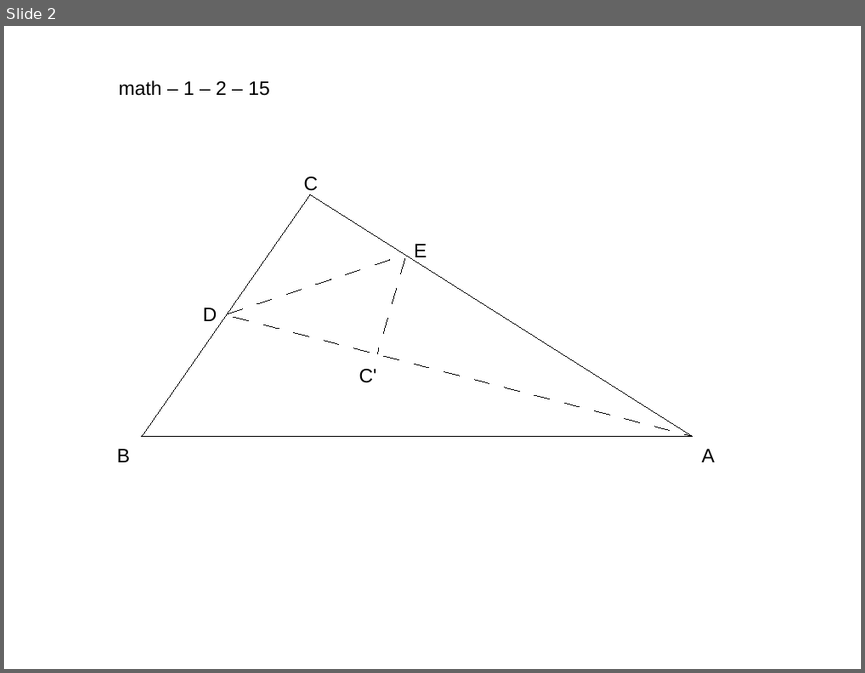
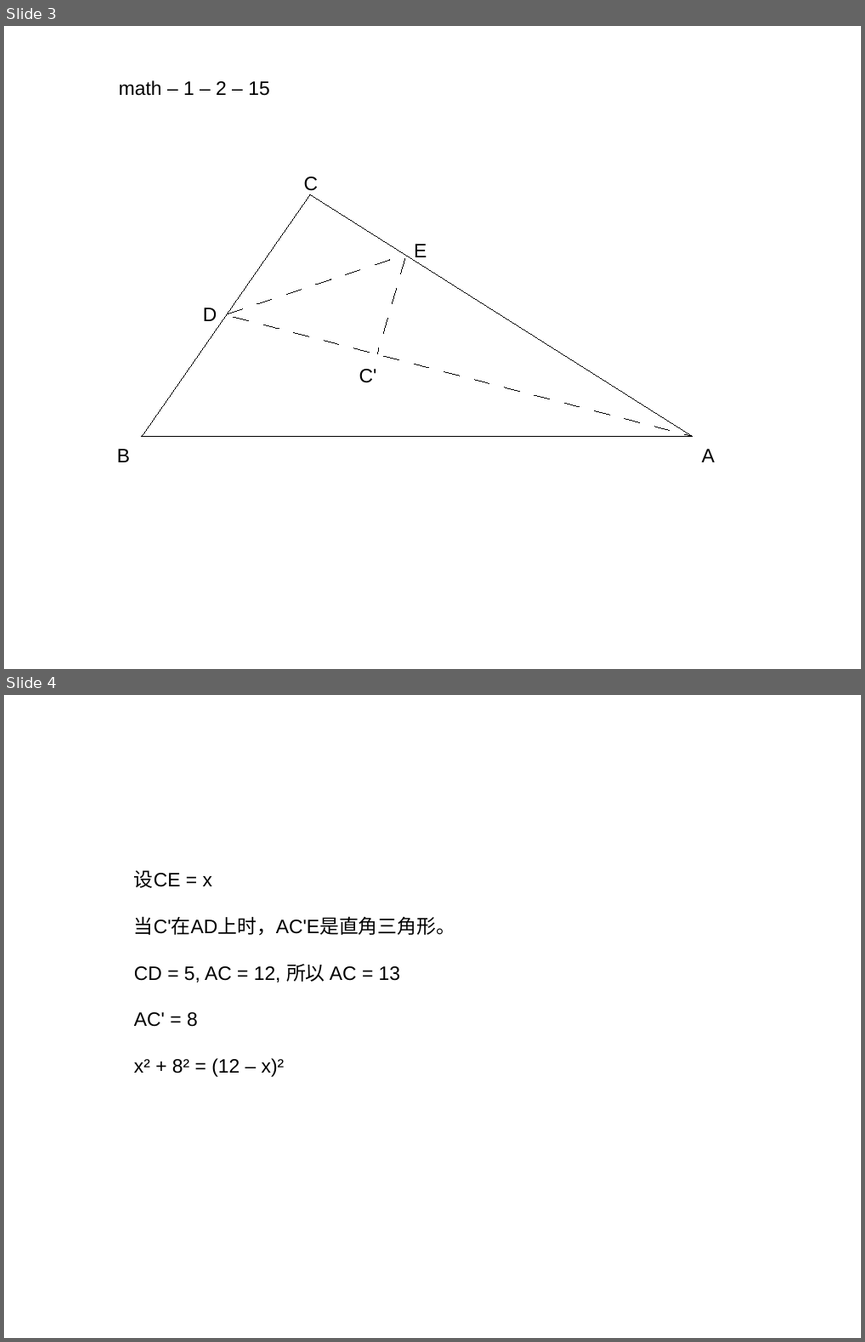
Before and after one commit to ericzhang/english-math, a slide deck: 2025-11-01/exam-solution.odp. Shown one above the other, each under a label of ours: slide 2 before the commit, slides 3 and 4 after it. The pictures are 865x673 and 865x1342 pixels, drawn with LibreOffice and Linux fonts; fonts in the diff are those of the drawing. Boxes give left, top, right and bottom in pixels: in the first picture for what was removed or moved away, otherwise in the second. Text is boxed around its words. In the diff, an @@ line names an element or a change of style, - is before the commit and + after.

```diff
--- a/2025-11-01/exam-solution.odp
+++ b/2025-11-01/exam-solution.odp
@@ slide 4 added at bbox=[4, 695, 861, 1338], background #FFFFFF @@
@@ text added at bbox=[134, 870, 455, 1077], 18 pt, text #000000 @@
+设CE = x
+当C'在AD上时，AC'E是直角三角形。
+CD = 5, AC = 12, 所以 AC = 13
+AC' = 8
+x² + 8² = (12 – x)²
@@ what was slide 2 is now slide 3 @@
```
Also in this commit, not shown: 2 other slides added, 4 other files.
